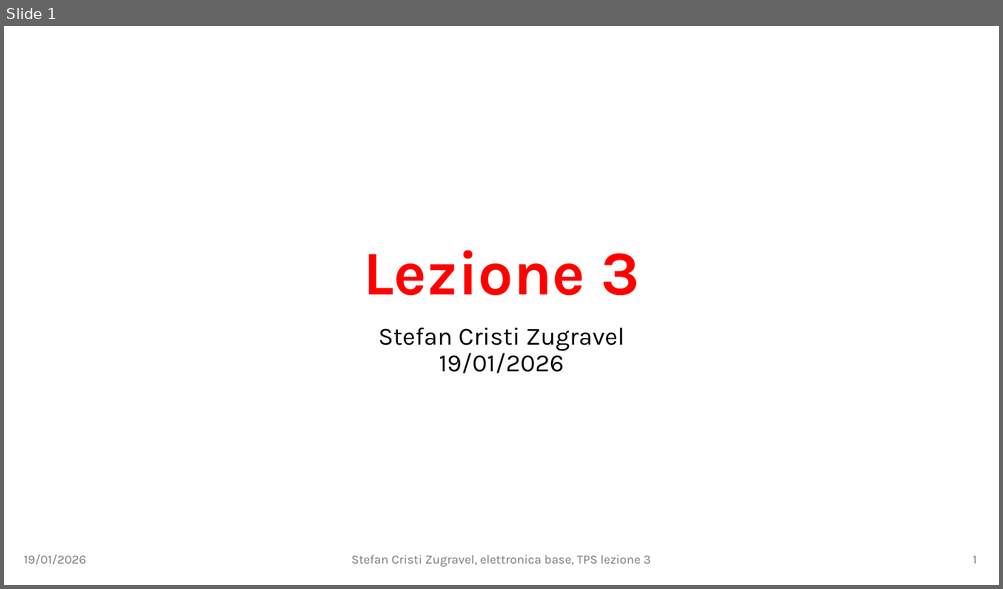
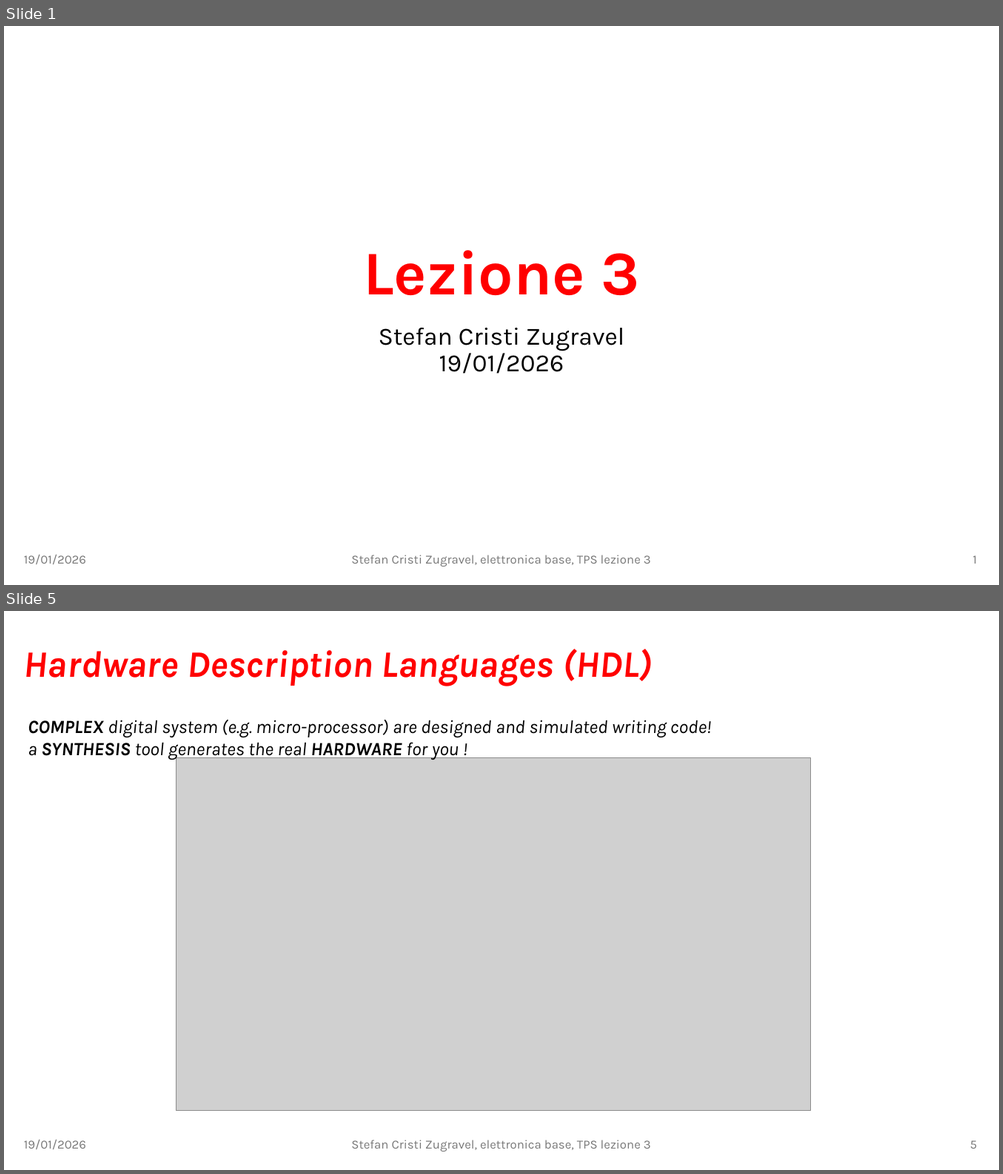
Before and after one commit to stefan-zugravel/elettronica_base, a slide deck: slides/lezione3.pptx. Shown one above the other, each under a label of ours: slide 1 before the commit, slides 1 and 5 after it; the slides between them are not shown. The pictures are 1003x589 and 1003x1174 pixels, drawn with LibreOffice and Linux fonts; fonts in the diff are those of the drawing; grey boxes stand for pictures. Boxes give left, top, right and bottom in pixels: in the first picture for what was removed or moved away, otherwise in the second. Text is boxed around its words. In the diff, an @@ line names an element or a change of style, - is before the commit and + after.

```diff
--- a/slides/lezione3.pptx
+++ b/slides/lezione3.pptx
@@ slide 5 added at bbox=[4, 611, 999, 1170], background #FFFFFF @@
@@ title added at bbox=[24, 649, 652, 686], 36 pt, text #FF0000, bold, italic @@
+Hardware Description Languages (HDL)
@@ text added at bbox=[28, 720, 711, 760], 18 pt, text #000000, italic @@
+COMPLEX digital system (e.g. micro-processor) are designed and simulated writing code!
+a SYNTHESIS tool generates the real HARDWARE for you !
@@ picture added at bbox=[176, 758, 811, 1111] @@
@@ text added at bbox=[24, 1140, 86, 1150], 12 pt, text #797979 @@
+19/01/2026
@@ text added at bbox=[351, 1140, 651, 1152], 12 pt, text #797979 @@
+Stefan Cristi Zugravel, elettronica base, TPS lezione 3
@@ page number added at bbox=[970, 1141, 976, 1149], 12 pt, text #797979 @@
+5
```
Also in this commit, not shown: 44 other slides added.
